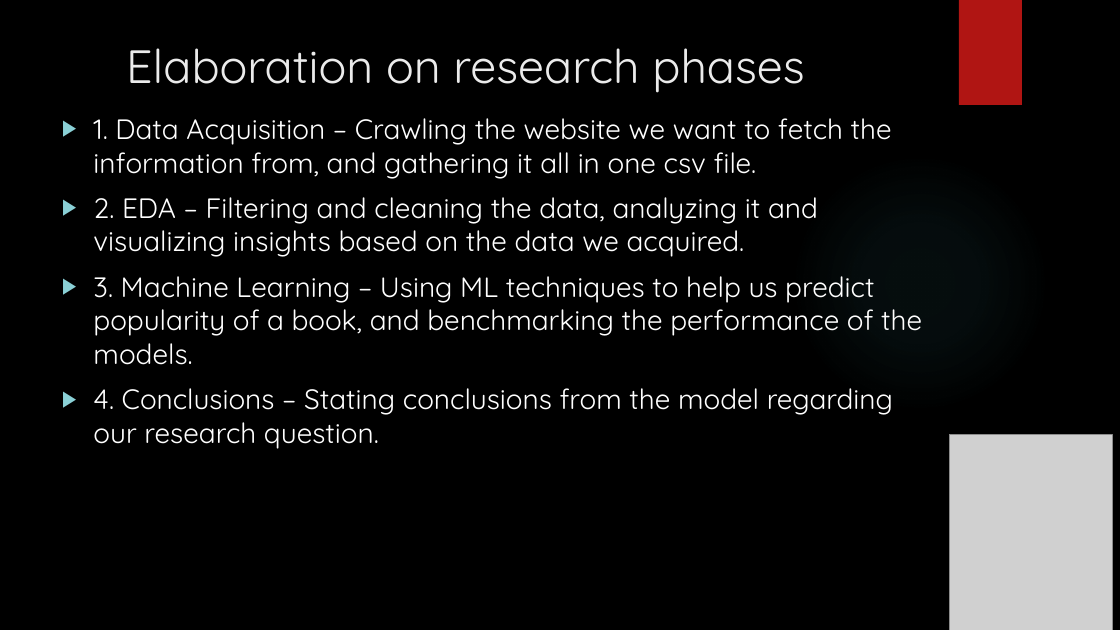
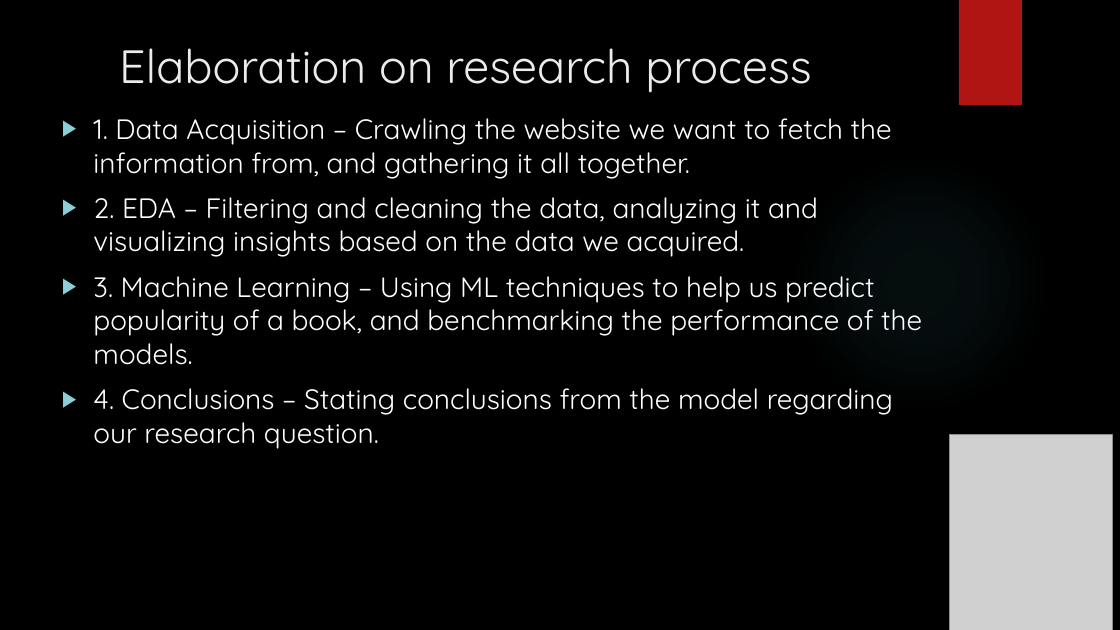
Before and after one commit to yaniv208/DataScienceProject, a slide deck: slide 2 of Books popularity prediction.pptx. Drawn at 1120x630 pixels with LibreOffice and Linux fonts; fonts in the diff are those of the drawing; grey boxes stand for pictures; background and template pictures are left out. Boxes give left, top, right and bottom in pixels: in the first picture for what was removed or moved away, otherwise in the second. Text is boxed around its words. In the diff, an @@ line names an element or a change of style, - is before the commit and + after.

Commit message:
Updating files + adding pptx presentation

```diff
--- a/Books popularity prediction.pptx
+++ b/Books popularity prediction.pptx
@@ title at [119,48,811,93]: text changed @@
-Elaboration on research phases
+Elaboration on research process
@@ text at [93,118,892,179]: text changed @@
-▶ 1. Data Acquisition – Crawling the website we want to fetch the information from, and gathering it all in one csv file.
+▶ 1. Data Acquisition – Crawling the website we want to fetch the information from, and gathering it all together.
```
Also in this commit, not shown: 4 other slides changed, 7 slides added, 3 other files.
